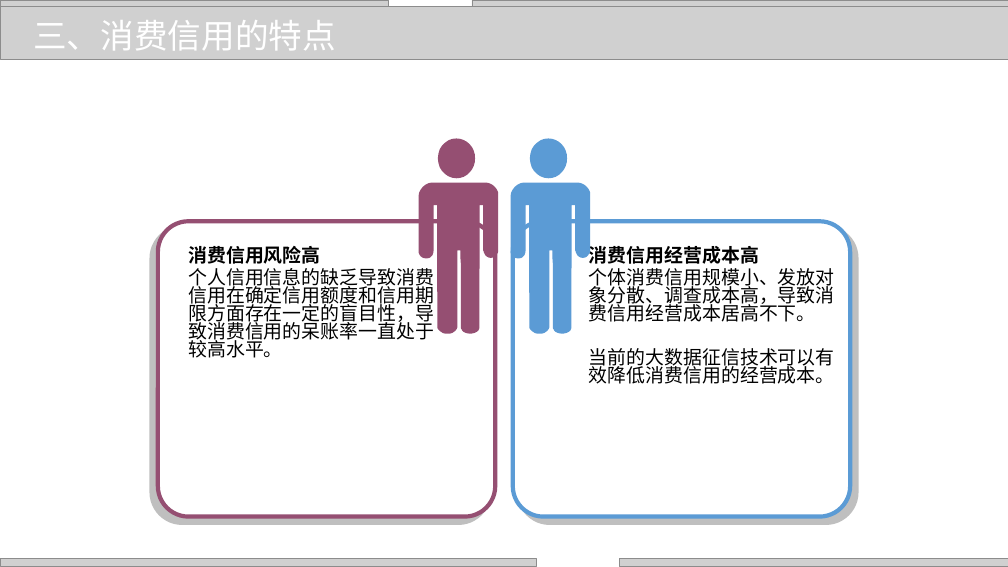
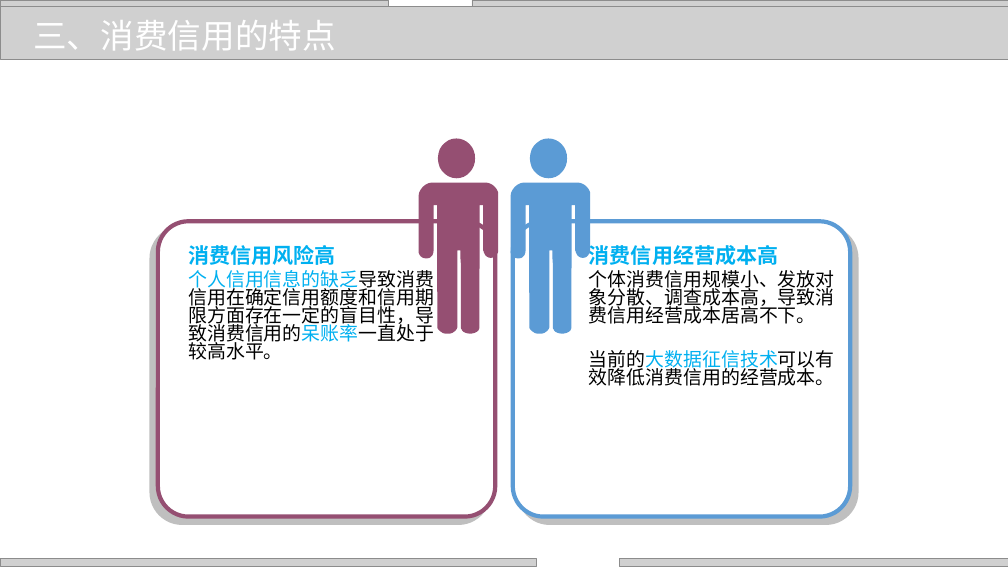
Before and after one commit to zhangjianzhang/internet_credit, a slide deck: slide 9 of files/slides/lecture_14.pptx. Drawn at 1008x567 pixels with LibreOffice and Linux fonts; fonts in the diff are those of the drawing; grey boxes stand for pictures; background and template pictures are left out. Boxes give left, top, right and bottom in pixels: in the first picture for what was removed or moved away, otherwise in the second. Text is boxed around its words. In the diff, an @@ line names an element or a change of style, - is before the commit and + after.

```diff
--- a/files/slides/lecture_14.pptx
+++ b/files/slides/lecture_14.pptx
@@ text "消费信用风险高" at bbox=[188, 245, 434, 360]: size 18 to 20 pt in "消费信用风险高"; text colour #000000 to #00B0F0 in "消费信用风险高", "个人信用信息的缺乏导致消费信用在确定信用额度和信用期限方面存在一定的盲目性，导致消费信用的呆账率一直处于较高水平。" @@
@@ text at bbox=[589, 242, 835, 386]: size 18 to 20 pt in "消费信用经营成本高"; text colour #000000 to #00B0F0 in "消费信用经营成本高", "当前的大数据征信技术可以有效降低消费信用的经营成本。" @@
```
Also in this commit, not shown: 13 other slides changed, 6 other files.
